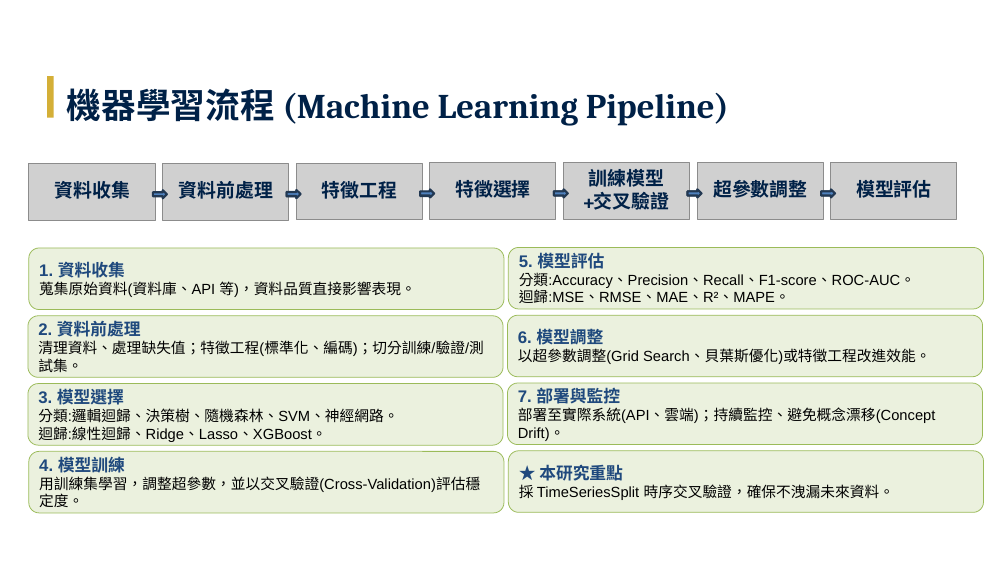
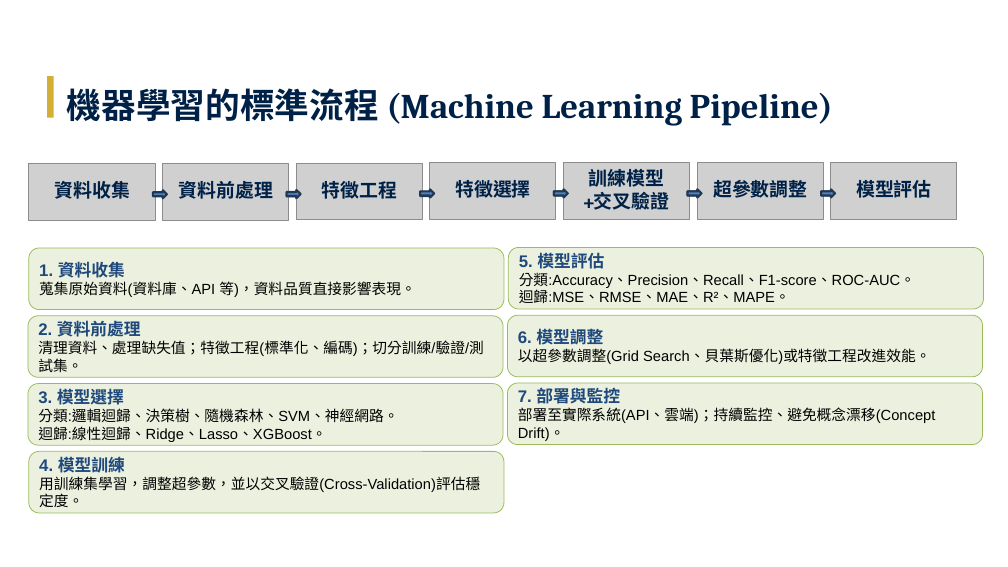
Before and after one commit to Tzu-Lin/ETF-AI-Project, a slide deck: slide 17 of 林子瑜-LLM_ETF_修訂四版_v20260608.pptx. Drawn at 1008x567 pixels with LibreOffice and Linux fonts; fonts in the diff are those of the drawing; grey boxes stand for pictures. Boxes give left, top, right and bottom in pixels: in the first picture for what was removed or moved away, otherwise in the second. Text is boxed around its words. In the diff, an @@ line names an element or a change of style, - is before the commit and + after.

Commit message:
6/9 15:46

```diff
--- a/林子瑜-LLM_ETF_修訂四版_v20260608.pptx
+++ b/林子瑜-LLM_ETF_修訂四版_v20260608.pptx
@@ text at box(67, 88, 833, 126): text changed @@
-機器學習流程 (Machine Learning Pipeline)
+機器學習的標準流程 (Machine Learning Pipeline)
@@ rounded rectangle removed at box(508, 451, 984, 512) @@
-★ 本研究重點
-採 TimeSeriesSplit 時序交叉驗證，確保不洩漏未來資料。
```
Also in this commit, not shown: 3 other slides changed, 6 slides added, 5 slides removed.
